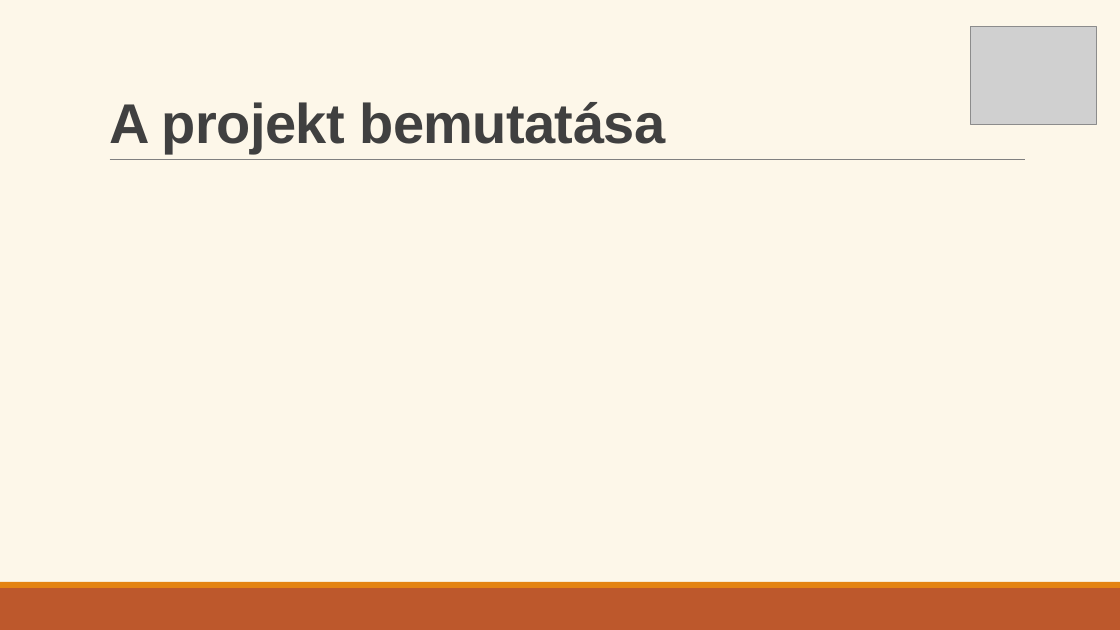
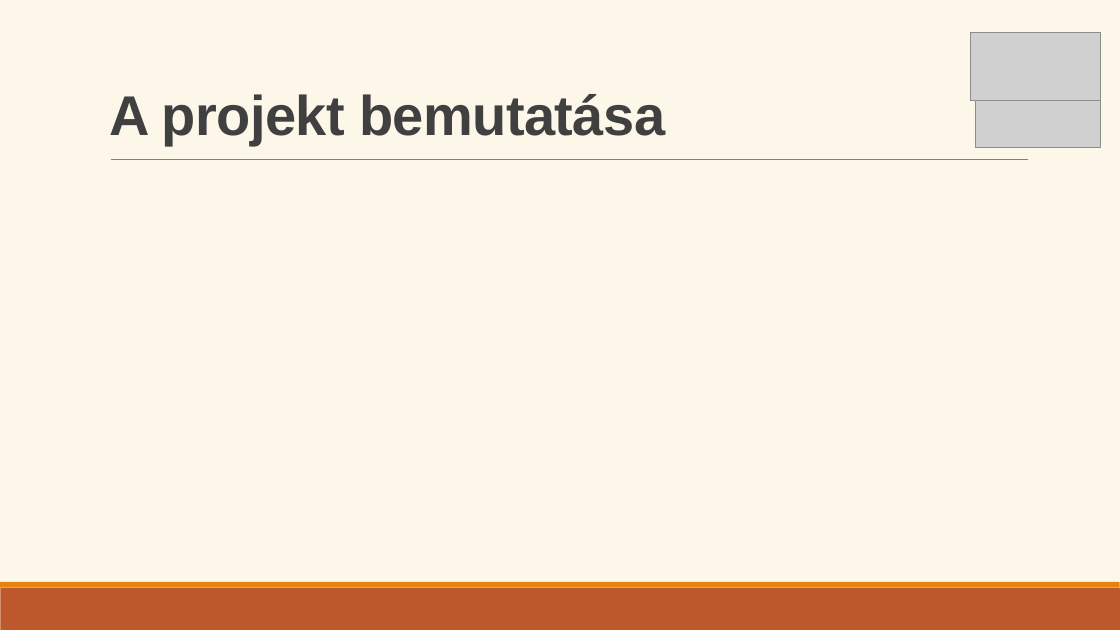
Before and after one commit to Ella50/13_S1_1_vizsgaremek, a slide deck: slide 3 of Dokumentációhoz/Prezentáció/eMenza_AtkariAriella_FarkasDominik.pptx (slide 2 before the commit). Drawn at 1120x630 pixels with LibreOffice and Linux fonts; fonts in the diff are those of the drawing; grey boxes stand for pictures. Boxes give left, top, right and bottom in pixels: in the first picture for what was removed or moved away, otherwise in the second. Text is boxed around its words. In the diff, an @@ line names an element or a change of style, - is before the commit and + after.

```diff
--- a/Dokumentációhoz/Prezentáció/eMenza_AtkariAriella_FarkasDominik.pptx
+++ b/Dokumentációhoz/Prezentáció/eMenza_AtkariAriella_FarkasDominik.pptx
@@ text "A projekt bemutatása" at (109, 94, 665, 145): vertical alignment bottom to middle @@
@@ picture: place and size @@
-picture at (970, 26, 1096, 124)
+picture at (970, 32, 1101, 101)
@@ picture added at (975, 95, 1101, 148) @@
```
Also in this commit, not shown: 5 other slides changed, 14 slides added, 1 slide removed.
